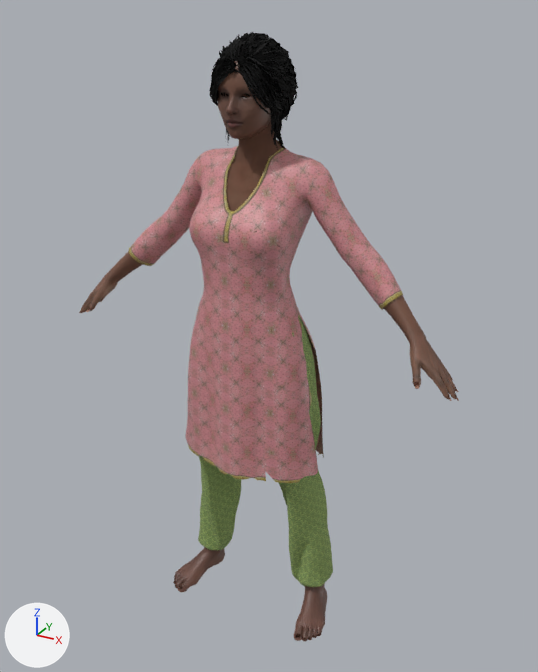
Before and after pictures for a commit that changed the glTF model models/scene1/mother/mother.gltf.
Before and after are seen from a camera (50 mm lens) standing at (1.024, -1.76, 1.882) and looking at (0.024, 0.057, 0.973). The lights are fixed; the arrows at lower left show +X, +Y and +Z. Vertices at the same position are counted once.

Objects in the first picture: 'Female.Shape.001'.
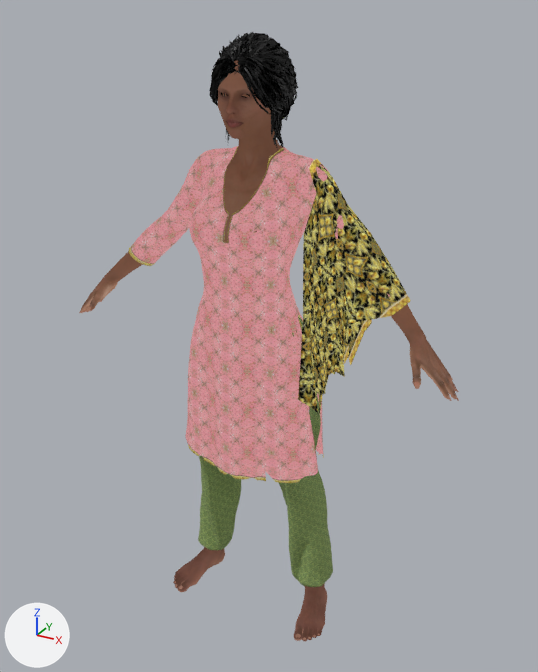
Commit message: mother changes scene 1

What differs and where, as boxes (x1, y1, x2, y2) in the pictures (538 x 672 px; the box of a moved part takes in the faces that stretch with it):
'Female.Shape.001', recoloured, reshaped (brown to pink)
    both: (79, 32, 459, 642)
part 1 of me_female_001, added (yellow)
    after: (298, 159, 411, 415)
part 2 of me_female_001, moved or reshaped
    before: (155, 70, 380, 393)
    after: (155, 95, 329, 330)

Diff of the bpy script that builds the scene:
```diff
--- a/models/scene1/mother/mother.gltf.py
+++ b/models/scene1/mother/mother.gltf.py
@@ mat_mother_torso @@
 mat_mother_torso = bpy.data.materials.new('MOther_Torso')
-# nodes: BsdfPrincipled, OutputMaterial, TexImage
+# nodes: BsdfTransparent, Emission, LightPath, MixShader, OutputMaterial, TexImage
 # uses the picture img_3da_monica_body
@@ mat_tunic_13975_tunicfabric @@
 _N = mat_tunic_13975_tunicfabric.node_tree.nodes; _L = mat_tunic_13975_tunicfabric.node_tree.links
-n0 = _N.new('ShaderNodeBsdfPrincipled'); n0.name = 'Principled BSDF'
+n3 = _N.new('ShaderNodeEmission'); n3.name = 'Emission'
+n4 = _N.new('ShaderNodeLightPath'); n4.name = 'Light Path'
+n5 = _N.new('ShaderNodeBsdfTransparent'); n5.name = 'Transparent BSDF'
+n6 = _N.new('ShaderNodeMixShader'); n6.name = 'Mix Shader'
 n1 = _N.new('ShaderNodeOutputMaterial'); n1.name = 'Material Output'
@@ mat_tunic_13975_tunicfabric @@
 n2 = _N.new('ShaderNodeTexImage'); n2.name = 'Image Texture'
 n2.image = img_tunictx
-_L.new(n0.outputs[0], n1.inputs[0])  # 'BSDF' to 'Surface'
-_L.new(n2.outputs[0], n0.inputs[0])  # 'Color' to 'Base Color'
+_L.new(n4.outputs[0], n6.inputs[0])  # 'Is Camera Ray' to 'Factor'
+_L.new(n5.outputs[0], n6.inputs[1])  # 'BSDF' to 'Shader'
+_L.new(n3.outputs[0], n6.inputs[2])  # 'Emission' to 'Shader'
+_L.new(n6.outputs[0], n1.inputs[0])  # 'Shader' to 'Surface'
+_L.new(n2.outputs[0], n3.inputs[0])  # 'Color' to 'Color'
@@ mat_mother_face @@
 _N = mat_mother_face.node_tree.nodes; _L = mat_mother_face.node_tree.links
-n0 = _N.new('ShaderNodeBsdfPrincipled'); n0.name = 'Principled BSDF'
+n3 = _N.new('ShaderNodeEmission'); n3.name = 'Emission'
+n4 = _N.new('ShaderNodeLightPath'); n4.name = 'Light Path'
+n5 = _N.new('ShaderNodeBsdfTransparent'); n5.name = 'Transparent BSDF'
+n6 = _N.new('ShaderNodeMixShader'); n6.name = 'Mix Shader'
 n1 = _N.new('ShaderNodeOutputMaterial'); n1.name = 'Material Output'
@@ mat_mother_face @@
 n2 = _N.new('ShaderNodeTexImage'); n2.name = 'Image Texture'
 n2.image = img_3da_monica_face00
-_L.new(n0.outputs[0], n1.inputs[0])  # 'BSDF' to 'Surface'
-_L.new(n2.outputs[0], n0.inputs[0])  # 'Color' to 'Base Color'
+_L.new(n4.outputs[0], n6.inputs[0])  # 'Is Camera Ray' to 'Factor'
+_L.new(n5.outputs[0], n6.inputs[1])  # 'BSDF' to 'Shader'
+_L.new(n3.outputs[0], n6.inputs[2])  # 'Emission' to 'Shader'
+_L.new(n6.outputs[0], n1.inputs[0])  # 'Shader' to 'Surface'
+_L.new(n2.outputs[0], n3.inputs[0])  # 'Color' to 'Color'
@@ mat_mother_arms @@
 _N = mat_mother_arms.node_tree.nodes; _L = mat_mother_arms.node_tree.links
-n0 = _N.new('ShaderNodeBsdfPrincipled'); n0.name = 'Principled BSDF'
+n3 = _N.new('ShaderNodeEmission'); n3.name = 'Emission'
+n4 = _N.new('ShaderNodeLightPath'); n4.name = 'Light Path'
+n5 = _N.new('ShaderNodeBsdfTransparent'); n5.name = 'Transparent BSDF'
+n6 = _N.new('ShaderNodeMixShader'); n6.name = 'Mix Shader'
 n1 = _N.new('ShaderNodeOutputMaterial'); n1.name = 'Material Output'
@@ mat_mother_arms @@
 n2 = _N.new('ShaderNodeTexImage'); n2.name = 'Image Texture'
 n2.image = img_3da_monica_arms
-_L.new(n0.outputs[0], n1.inputs[0])  # 'BSDF' to 'Surface'
-_L.new(n2.outputs[0], n0.inputs[0])  # 'Color' to 'Base Color'
+_L.new(n4.outputs[0], n6.inputs[0])  # 'Is Camera Ray' to 'Factor'
+_L.new(n5.outputs[0], n6.inputs[1])  # 'BSDF' to 'Shader'
+_L.new(n3.outputs[0], n6.inputs[2])  # 'Emission' to 'Shader'
+_L.new(n6.outputs[0], n1.inputs[0])  # 'Shader' to 'Surface'
+_L.new(n2.outputs[0], n3.inputs[0])  # 'Color' to 'Color'
@@ mat_scarf_scarffabric @@
+mat_scarf_scarffabric = bpy.data.materials.new('Scarf_ScarfFabric')
+# uses the picture img_banglesscarftx
@@ me_female_001 @@
-me_female_001.from_pydata(...)  # 51268 vertices, 62185 faces; spans x -0.63..0.63, y -0.14..0.17, z 0.01..1.83
+me_female_001.from_pydata(...)  # 51398 vertices, 62301 faces; spans x -0.63..0.63, y -0.14..0.17, z 0.01..1.83
+# me_female_001 part 1: a new loose piece of 125 vertices spanning x 0.13..0.47, y -0.08..0.17, z 0.81..1.52, in mat_scarf_scarffabric
+# me_female_001 part 2: 550 vertices moved within x -0.39..0.44, y -0.13..0.15, z 0.79..1.79; 37 vertices removed from x -0.06..0.05, y -0.1..0.15, z 1.39..1.65; 42 vertices added at x -0.23..0.23, y -0.01..0.15, z 1.39..1.64
 me_female_001.materials.append(mat_mother_torso)
@@ me_female_001 @@
 me_female_001.materials.append(mat_mother_arms)
+me_female_001.materials.append(mat_scarf_scarffabric)
```
